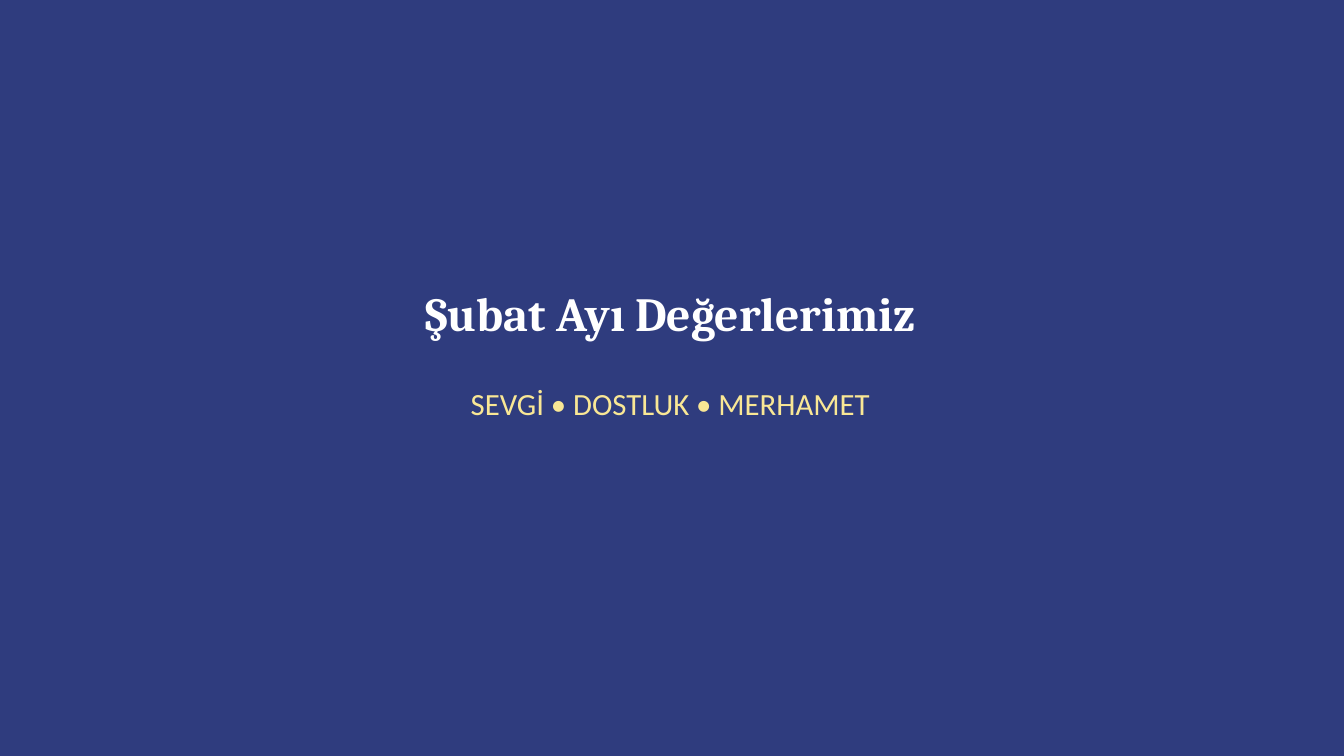
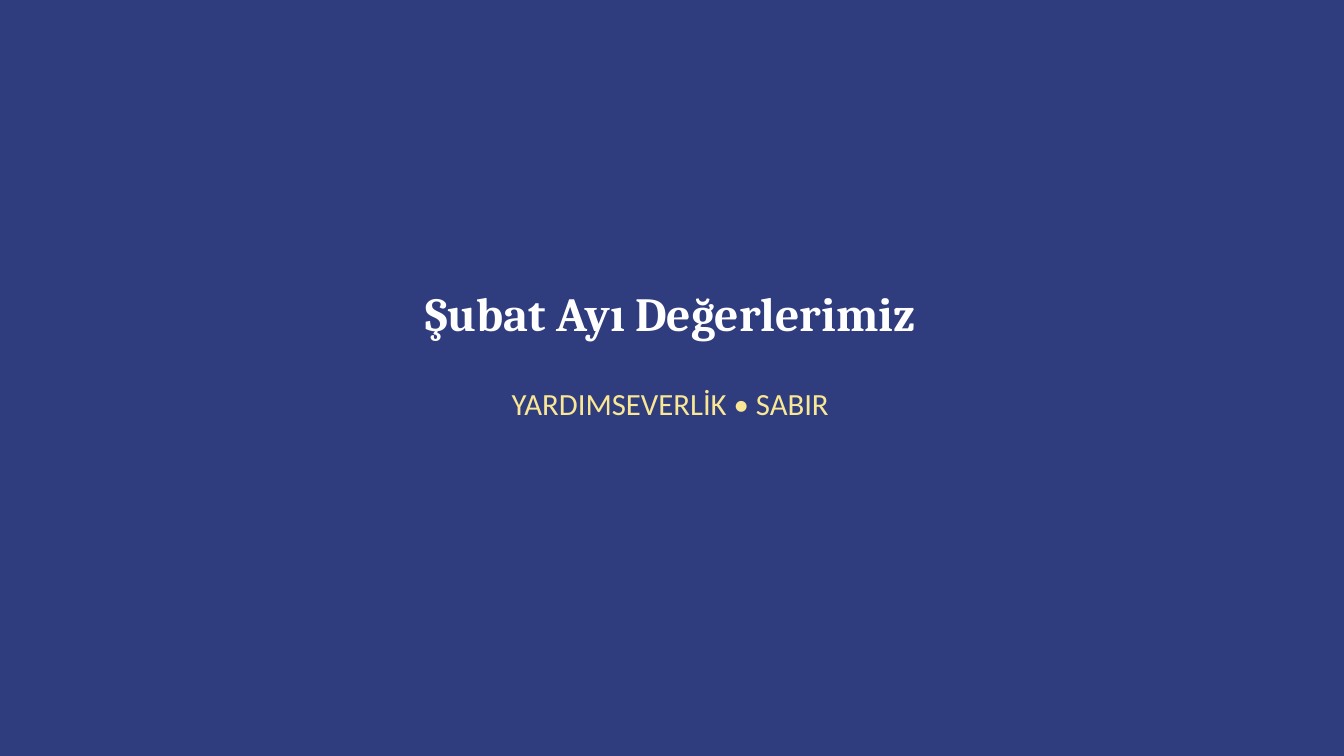
Before and after one commit to oogretmen1-tech/oogretmen1-tech.github.io, a slide deck: slide 4 of subat-cedes-pano.pptx (slide 5 before the commit). Drawn at 1344x756 pixels with LibreOffice and Linux fonts; fonts in the diff are those of the drawing. Boxes give left, top, right and bottom in pixels: in the first picture for what was removed or moved away, otherwise in the second. Text is boxed around its words. In the diff, an @@ line names an element or a change of style, - is before the commit and + after.

```diff
--- a/subat-cedes-pano.pptx
+++ b/subat-cedes-pano.pptx
@@ text at bbox=[512, 390, 829, 415]: text changed @@
-SEVGİ • DOSTLUK • MERHAMET
+YARDIMSEVERLİK • SABIR
```
Also in this commit, not shown: 2 other slides changed, 1 slide added, 2 slides removed, 40 other files.
